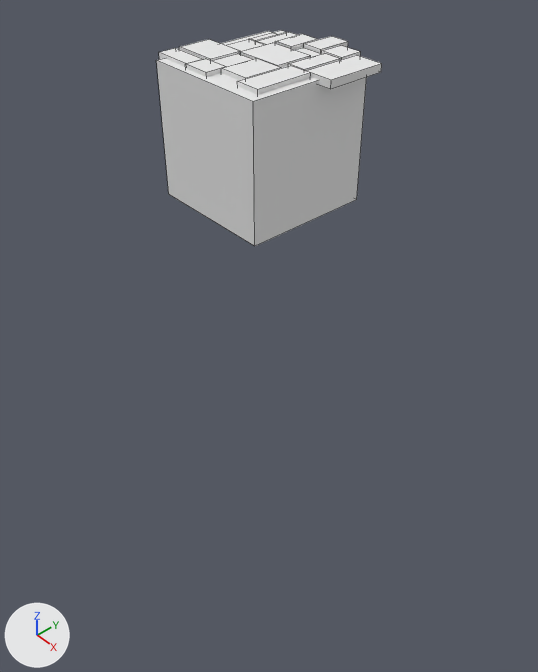
The Blender file Bites/Assets/Models/floor.blend as it was, and as the next commit left it.
Rendered twice from a 50 mm lens placed at (3.82, -3.31, 2.15), pointed at (-0.22, 0.26, -2.09). Arrows for +X, +Y and +Z are at lower left; the lights stay in place. Mesh edges are drawn as thin lines.

Before the edit, the objects in view are built like this:
```python
me_cube = bpy.data.meshes.new('Cube')
me_cube.from_pydata(...)  # 144 vertices, 108 faces; spans x -0.56..0.607, y -0.5..0.664, z -0.5..0.54
me_cube.materials.append(mat_material)  # white #e7e7e7
# before: 0 (0.5, 0.5, -0.5) at pixel (356, 199), 1 (0.5, -0.5, -0.5) at pixel (254, 246), 2 (-0.5, -0.5, -0.5) at pixel (168, 194), 3 (-0.5, 0.5, -0.5)
ob_cube = bpy.data.objects.new('Cube', me_cube)
ob_cube.location = (0.0, 0.0, 0.0)
```
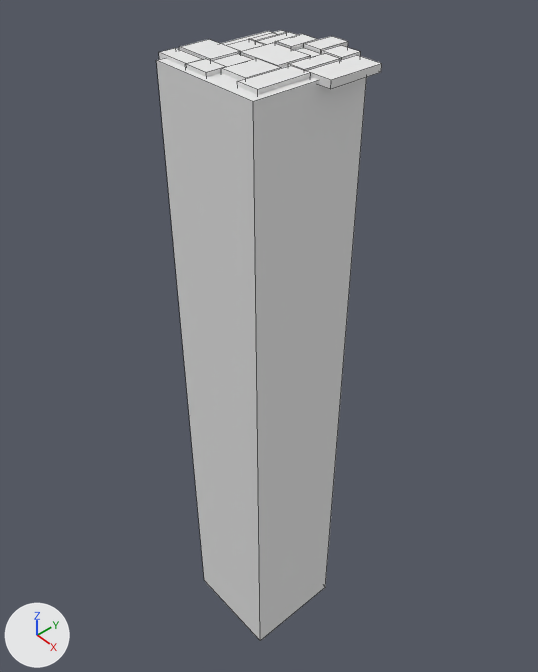
Commit message: Add floor pits

The edits, one by one:
me_cube has 144 vertices, 108 faces and spans x -0.56..0.607, y -0.5..0.664, z -0.5..0.54.
me_cube is used by ob_cube; location (0.0, 0.0, 0.0).
Part 1, on me_cube:
Vertices 0 to 3 of me_cube move by (0.0, 0.0, -5.0).

Location of each change, (x1, y1, x2, y2) in pixels of the pictures (538 x 672 px; the box of a moved part takes in the faces that stretch with it):
'Cube', reshaped (182% taller)
    before: (157, 30, 382, 246)
    after: (157, 30, 382, 641)
part 1 of me_cube, moved or reshaped
    before: (169, 120, 357, 246)
    after: (169, 120, 357, 641)
